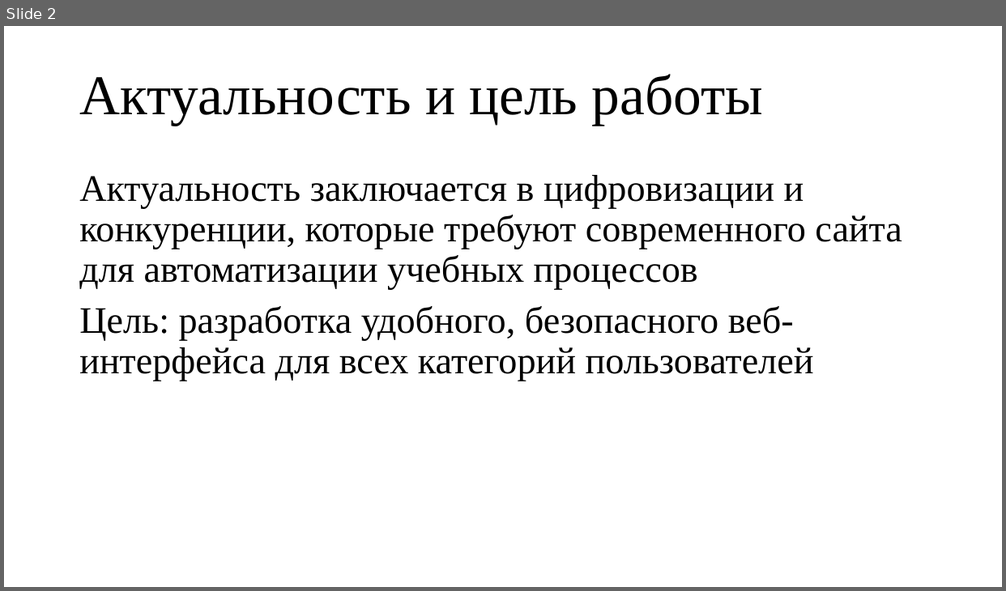
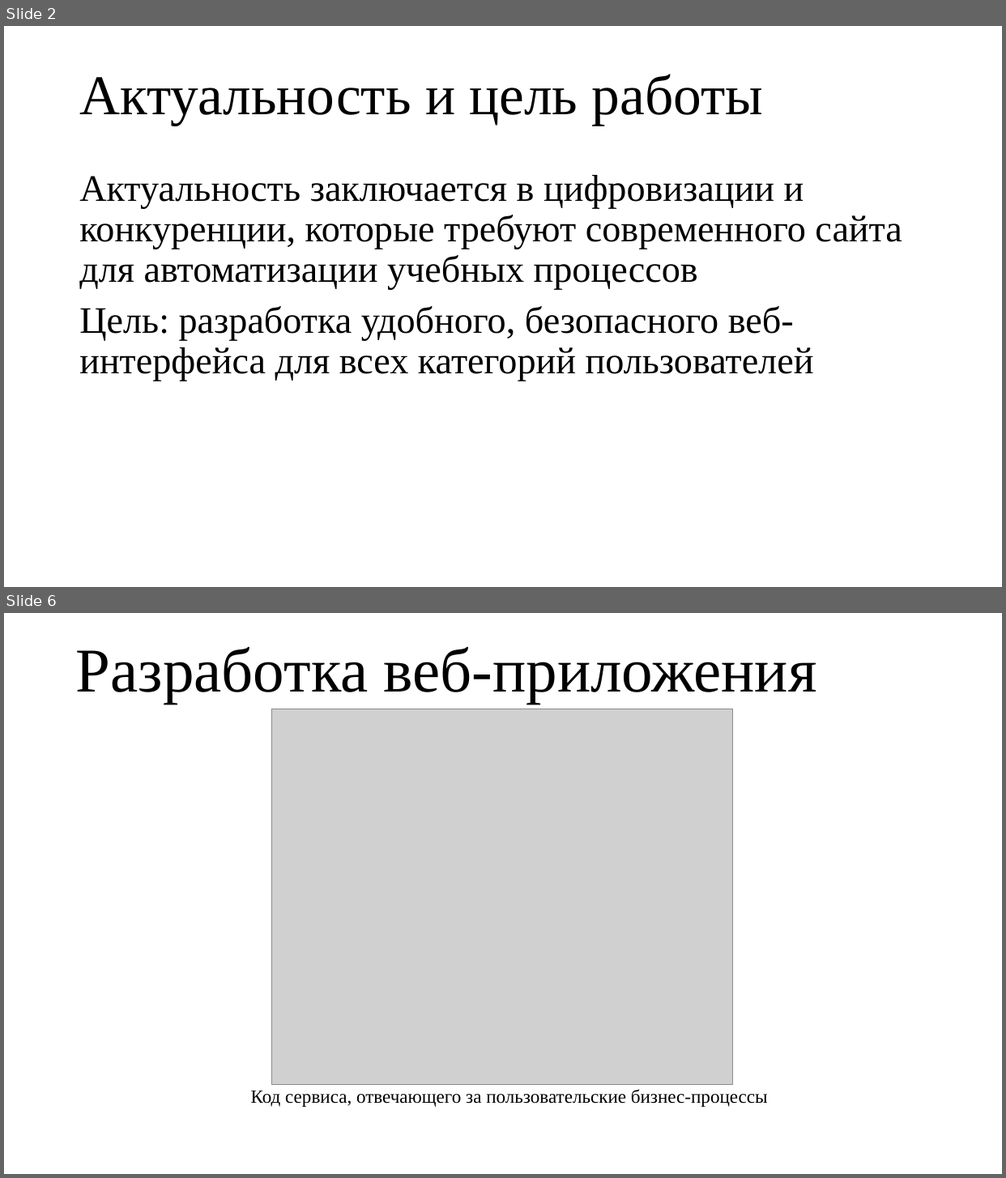
Before and after one commit to chinazes532/ITSchoolWeb, a slide deck: Презентация.pptx. Shown one above the other, each under a label of ours: slide 2 before the commit, slides 2 and 6 after it; the slides between them are not shown. The pictures are 1006x591 and 1006x1178 pixels, drawn with LibreOffice and Linux fonts; fonts in the diff are those of the drawing; grey boxes stand for pictures. Boxes give left, top, right and bottom in pixels: in the first picture for what was removed or moved away, otherwise in the second. Text is boxed around its words. In the diff, an @@ line names an element or a change of style, - is before the commit and + after.

```diff
--- a/Презентация.pptx
+++ b/Презентация.pptx
@@ slide 6 added at (4, 613, 1002, 1174), background #FFFFFF @@
@@ title added at (76, 647, 817, 704), 60 pt, text #000000 @@
+Разработка веб-приложения
@@ picture added at (272, 709, 733, 1084) @@
@@ text added at (72, 989, 933, 1112), 10 pt, text #FFFFFF @@
+.
@@ text added at (251, 1089, 768, 1107), 18 pt, text #000000 @@
+Код сервиса, отвечающего за пользовательские бизнес-процессы
```
Also in this commit, not shown: 1 slide changed, 9 other slides added.
